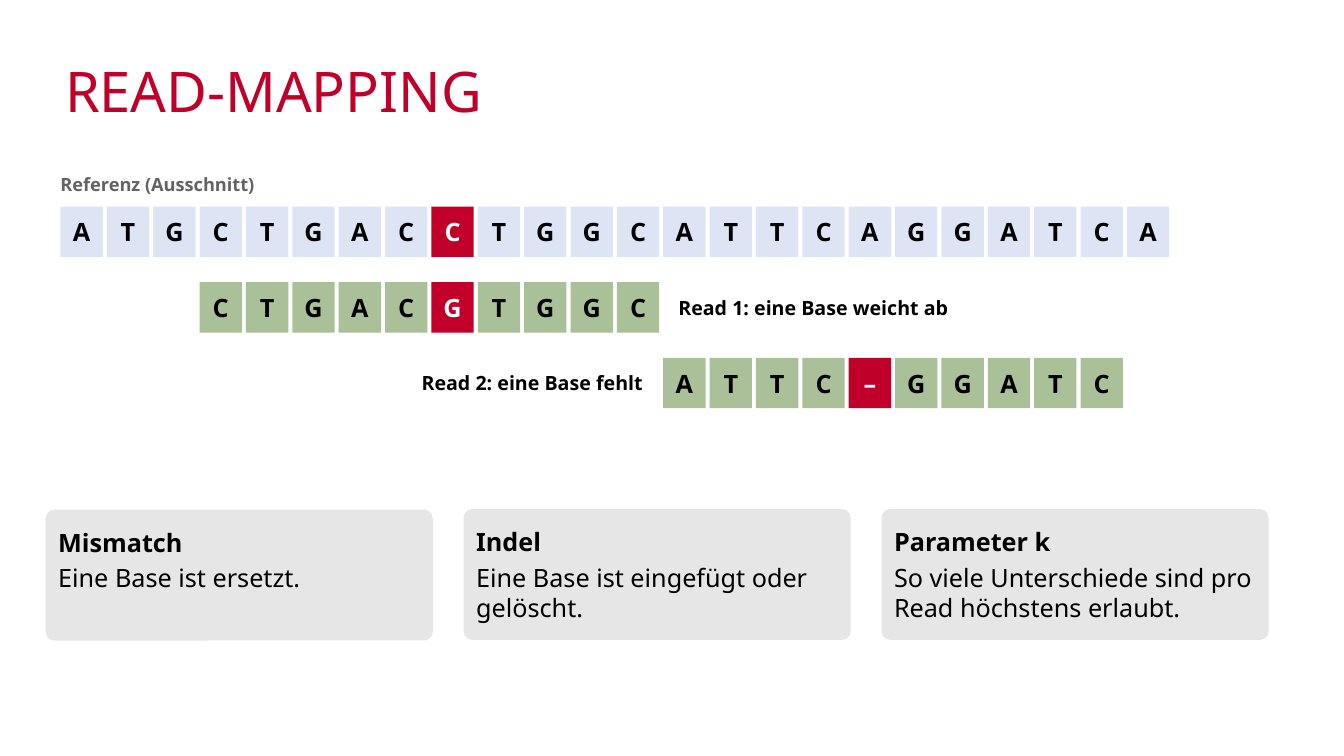
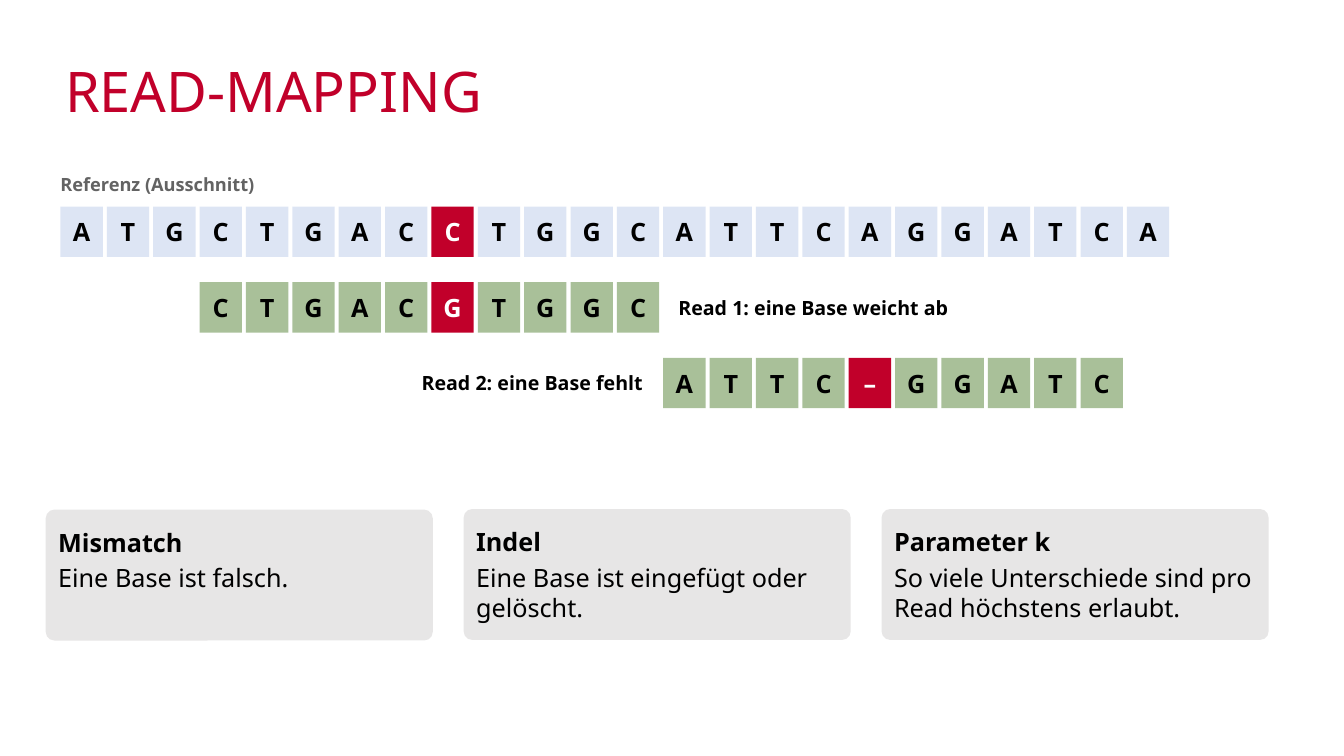
Before and after one commit to mawehl/BigData, a slide deck: slide 6 of CloudBurst_Wehle.pptx. Drawn at 1344x756 pixels with LibreOffice and Linux fonts; fonts in the diff are those of the drawing; background and template pictures are left out. Boxes give left, top, right and bottom in pixels: in the first picture for what was removed or moved away, otherwise in the second. Text is boxed around its words. In the diff, an @@ line names an element or a change of style, - is before the commit and + after.

```diff
--- a/CloudBurst_Wehle.pptx
+++ b/CloudBurst_Wehle.pptx
@@ text in rounded rectangle at <box>58,567,289,588</box>: text changed @@
-Eine Base ist ersetzt.
+Eine Base ist falsch.
```
Also in this commit, not shown: 8 other slides changed, 3 slides added, 2 slides removed.
